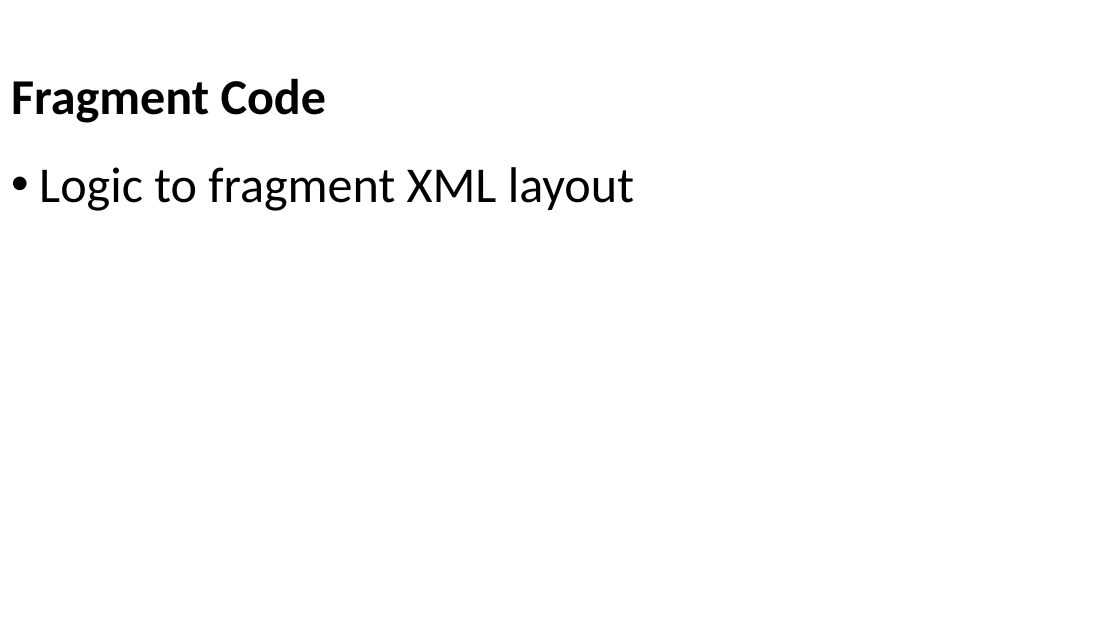
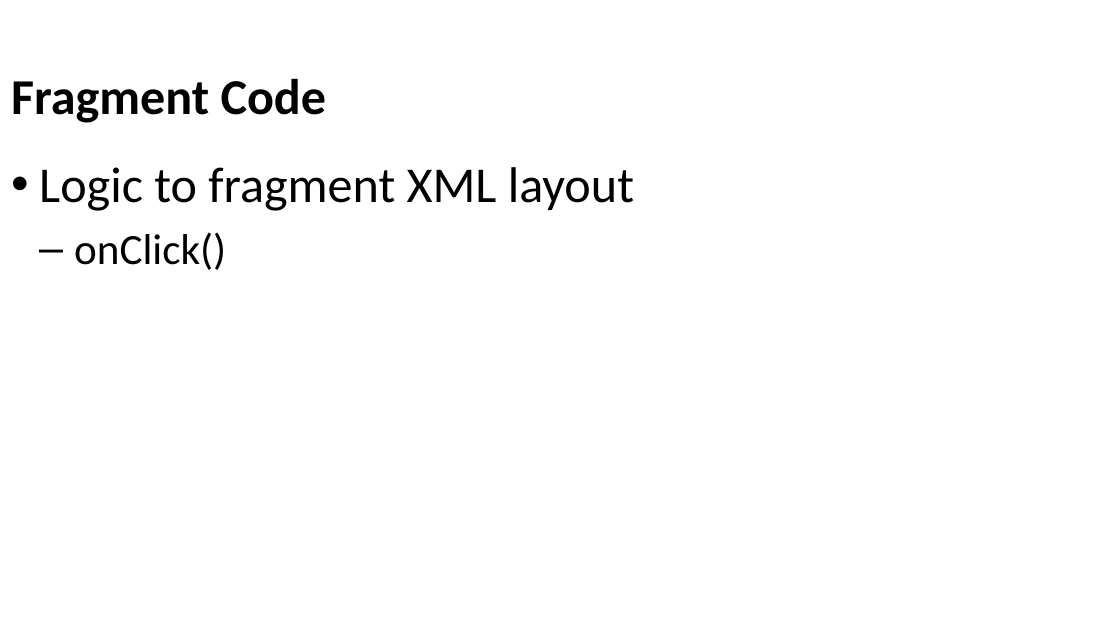
Before and after one commit to Batch-xx/Android-Lunch-Learn, a slide deck: slide 36 of slides/Android Studio_Activities_Fragments.pptx (slide 39 before the commit). Drawn at 1120x630 pixels with LibreOffice and Linux fonts; fonts in the diff are those of the drawing; background and template pictures are left out. Boxes give left, top, right and bottom in pixels: in the first picture for what was removed or moved away, otherwise in the second. Text is boxed around its words. In the diff, an @@ line names an element or a change of style, - is before the commit and + after.

```diff
--- a/slides/Android Studio_Activities_Fragments.pptx
+++ b/slides/Android Studio_Activities_Fragments.pptx
@@ text at box(74, 232, 226, 270): paragraph added @@
+  – onClick()
```
Also in this commit, not shown: 5 other slides changed, 4 slides added, 6 slides removed, 1 other file.
